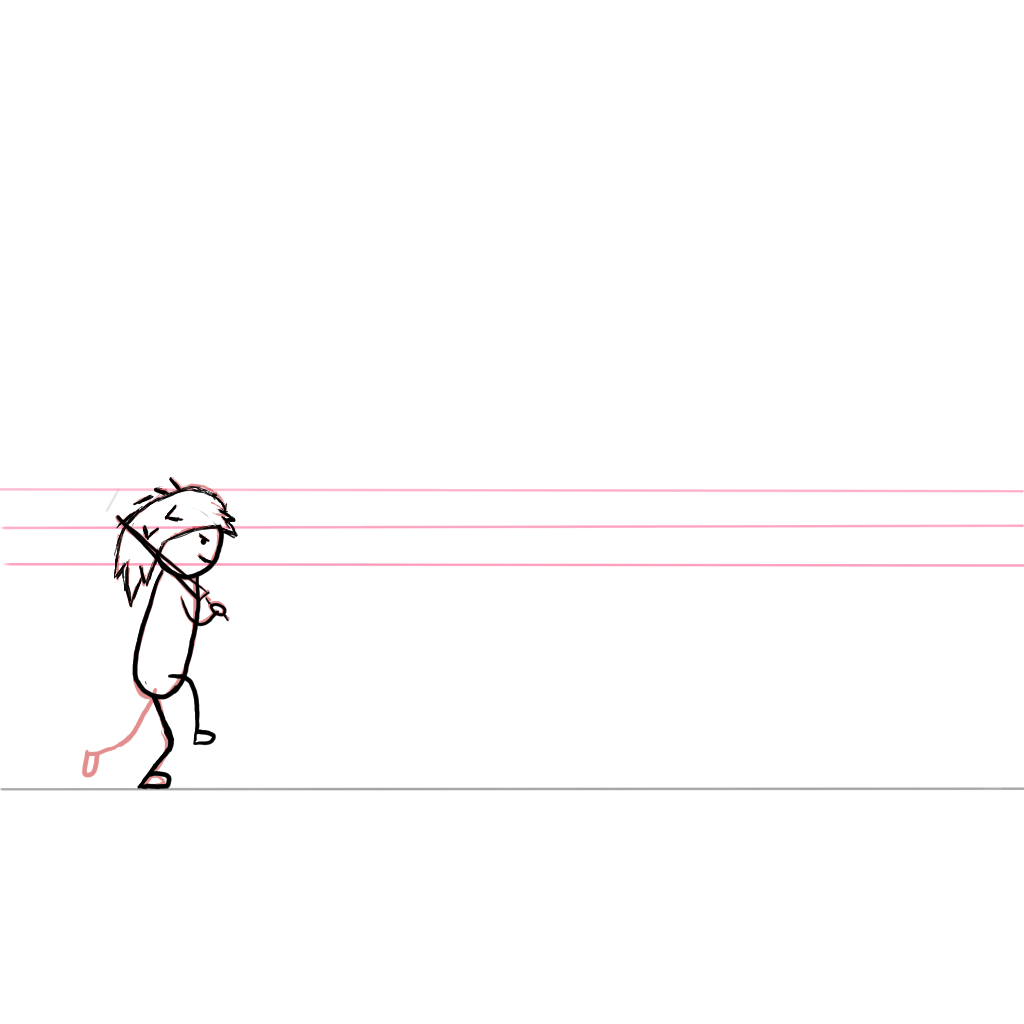
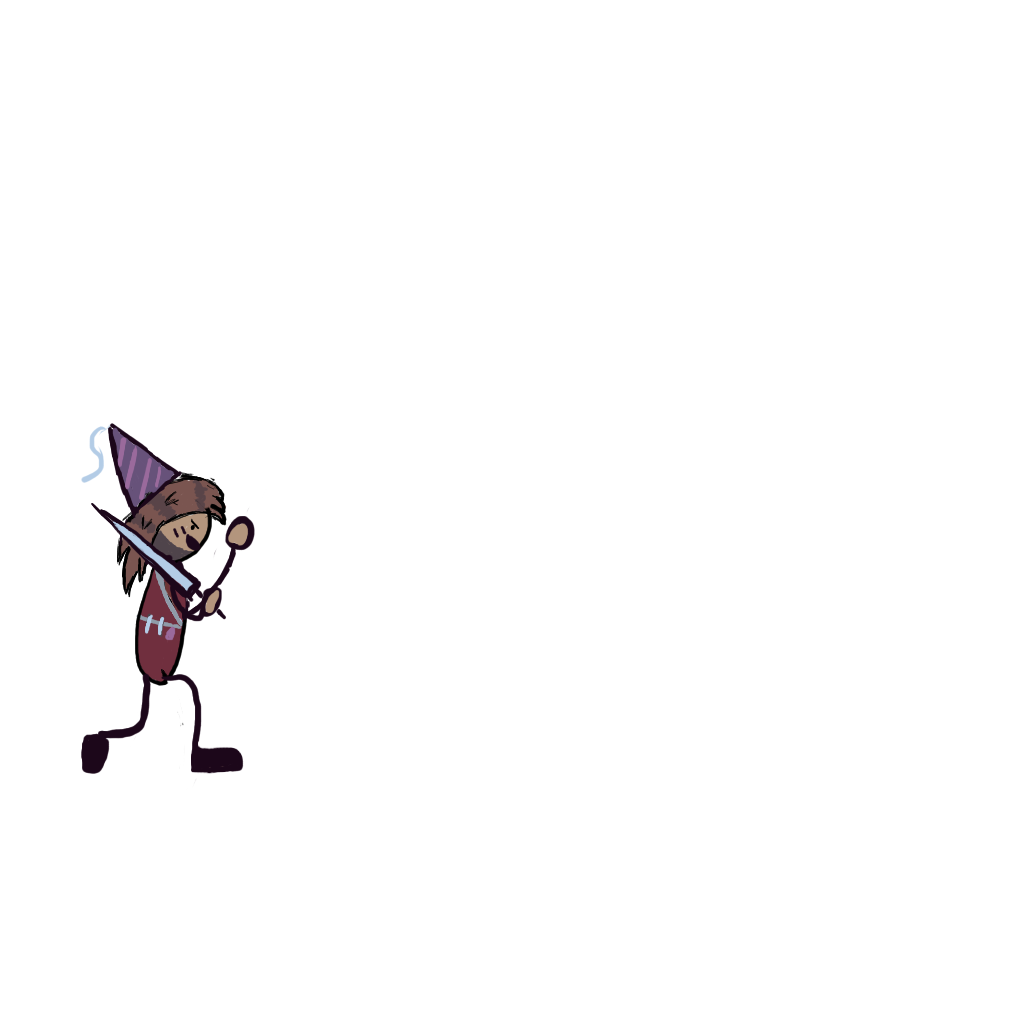
Two versions of the same layered image (1024 x 1024). Layer-by-layer changes:
renamed "Final" to "Color Merged", painted on it over [0, 423, 1024, 791]
removed layer "Lines" over [0, 448, 1024, 791]
